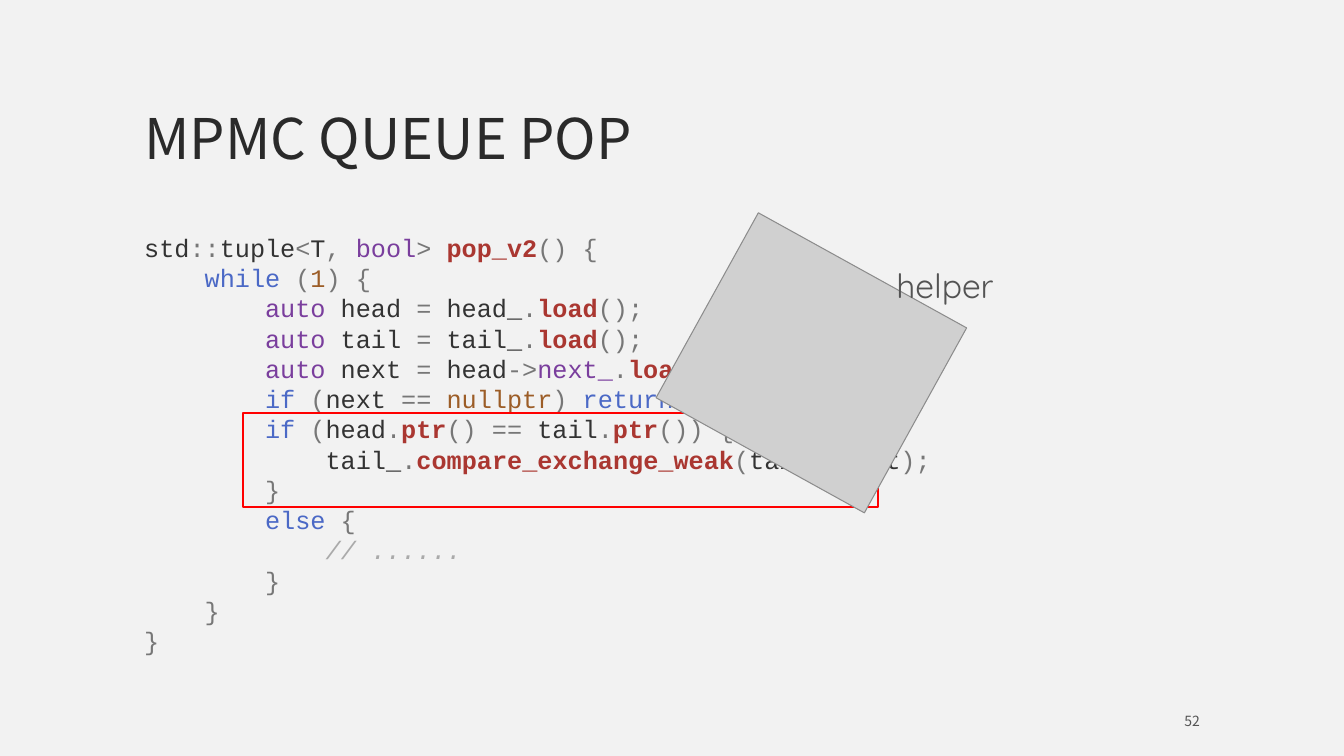
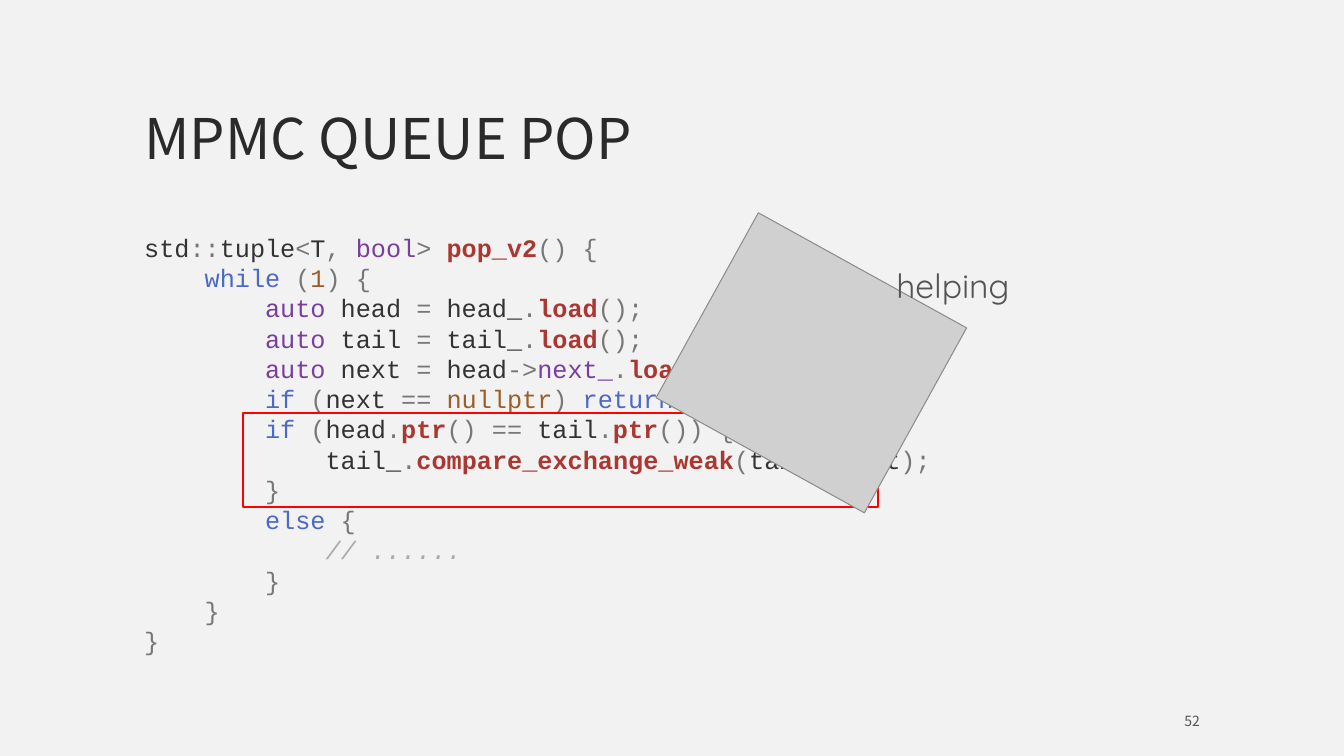
Before and after one commit to mutouyun/lock-free-queue, a slide deck: slide 52 of lock-free.pptx. Drawn at 1344x756 pixels with LibreOffice and Linux fonts; fonts in the diff are those of the drawing; grey boxes stand for pictures. Boxes give left, top, right and bottom in pixels: in the first picture for what was removed or moved away, otherwise in the second. Text is boxed around its words. In the diff, an @@ line names an element or a change of style, - is before the commit and + after.

Commit message:
update

```diff
--- a/lock-free.pptx
+++ b/lock-free.pptx
@@ text at bbox=[896, 273, 1009, 308]: text changed @@
-helper
+helping
```
Also in this commit, not shown: 1 other slide changed.
